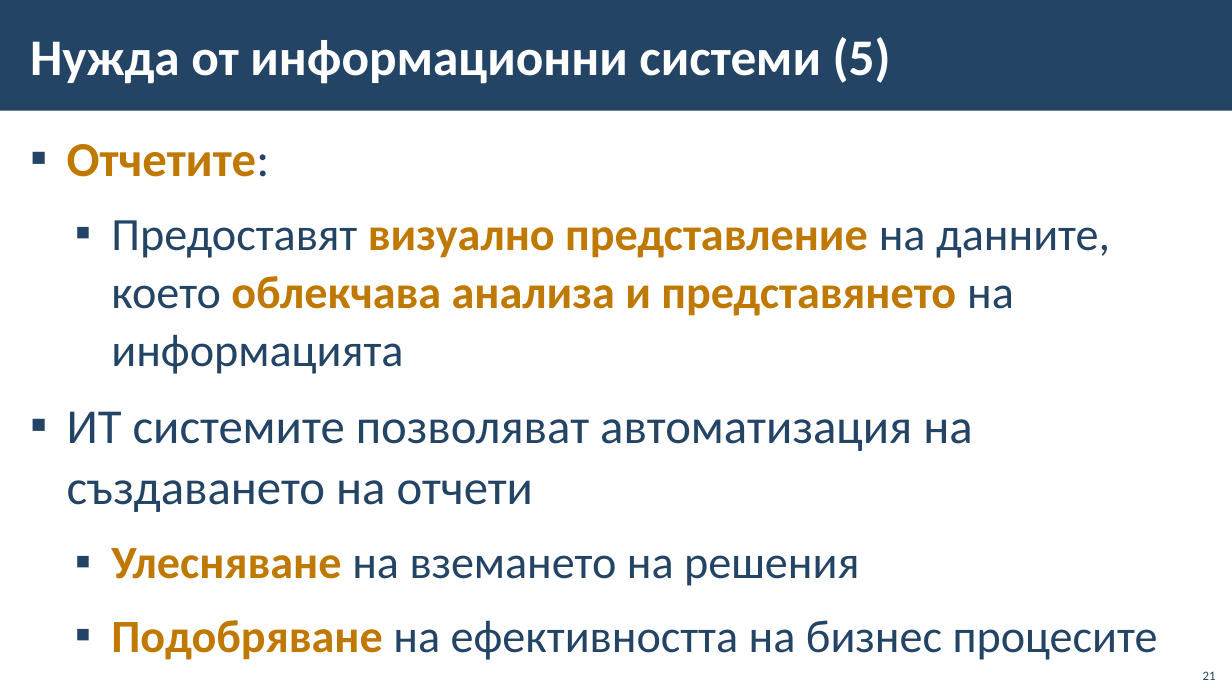
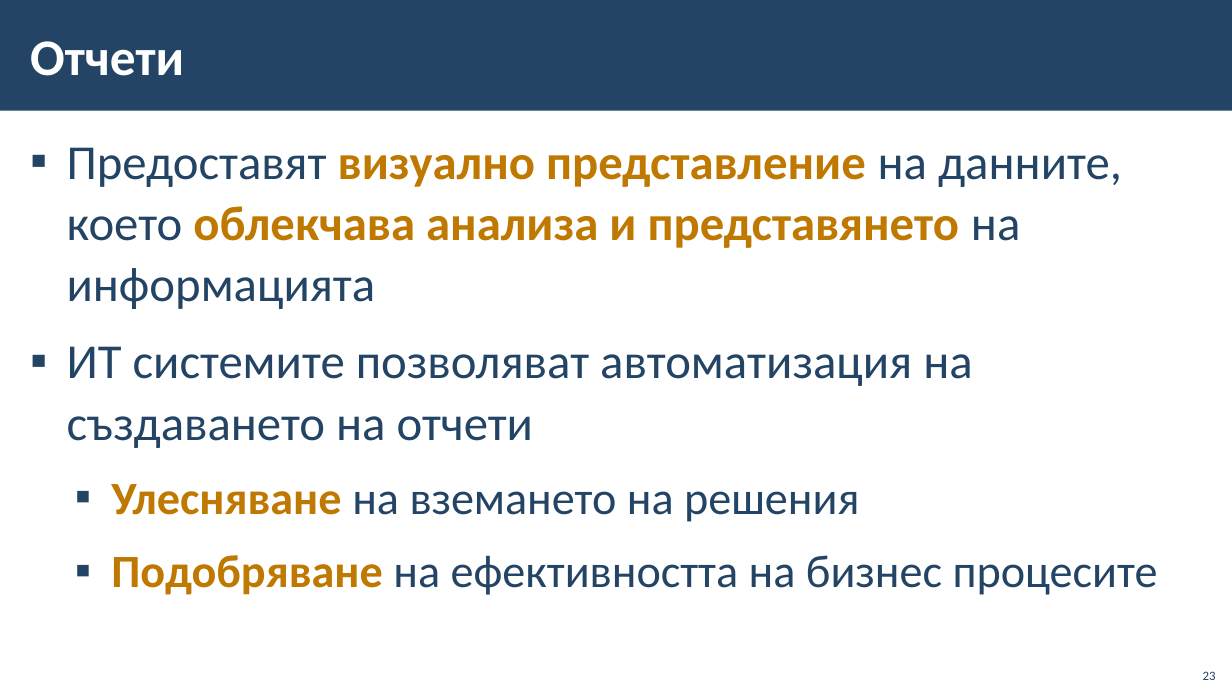
Before and after one commit to BG-IT-Edu/School-Programming, a slide deck: slide 23 of Courses/Software-Sciences/Module-3-Databases-New/01-IT-Systems/01-IT-Systems.pptx (slide 21 before the commit). Drawn at 1232x693 pixels with LibreOffice and Linux fonts; fonts in the diff are those of the drawing; background and template pictures are left out. Boxes give left, top, right and bottom in pixels: in the first picture for what was removed or moved away, otherwise in the second. Text is boxed around its words. In the diff, an @@ line names an element or a change of style, - is before the commit and + after.

```diff
--- a/Courses/Software-Sciences/Module-3-Databases-New/01-IT-Systems/01-IT-Systems.pptx
+++ b/Courses/Software-Sciences/Module-3-Databases-New/01-IT-Systems/01-IT-Systems.pptx
@@ title at (30,41,184,76): text changed @@
-Нужда от информационни системи (5)
+Отчети
@@ text at (67,144,270,177): paragraph removed @@
-▪ Отчетите:
@@ text at (67,147,1122,309): size 36 to 38 pt in "Предоставят визуално представление на данните, което облекча ..."; list level 2 to 1 in "Предоставят визуално представление на данните, ..." @@
@@ page number at (1203,671,1216,680): text changed @@
-21
+23
```
Also in this commit, not shown: 5 other slides changed, 2 slides added.
